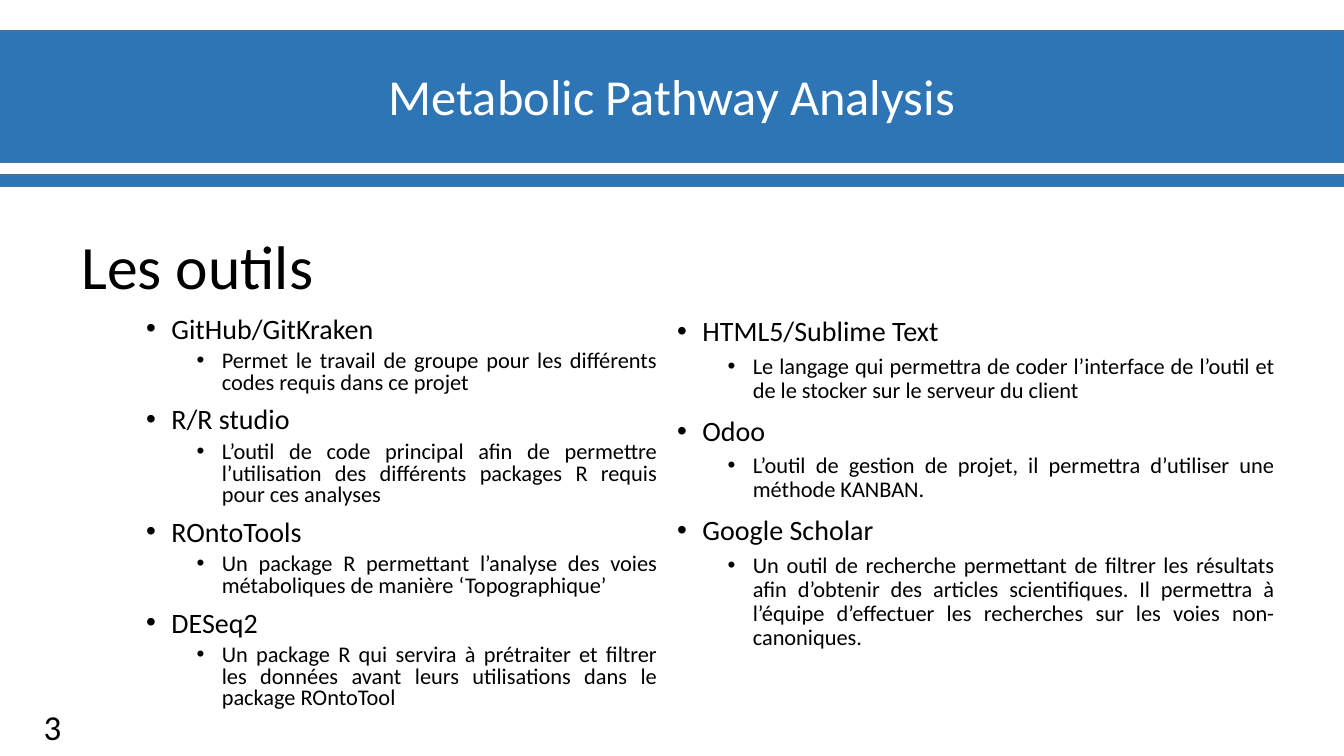
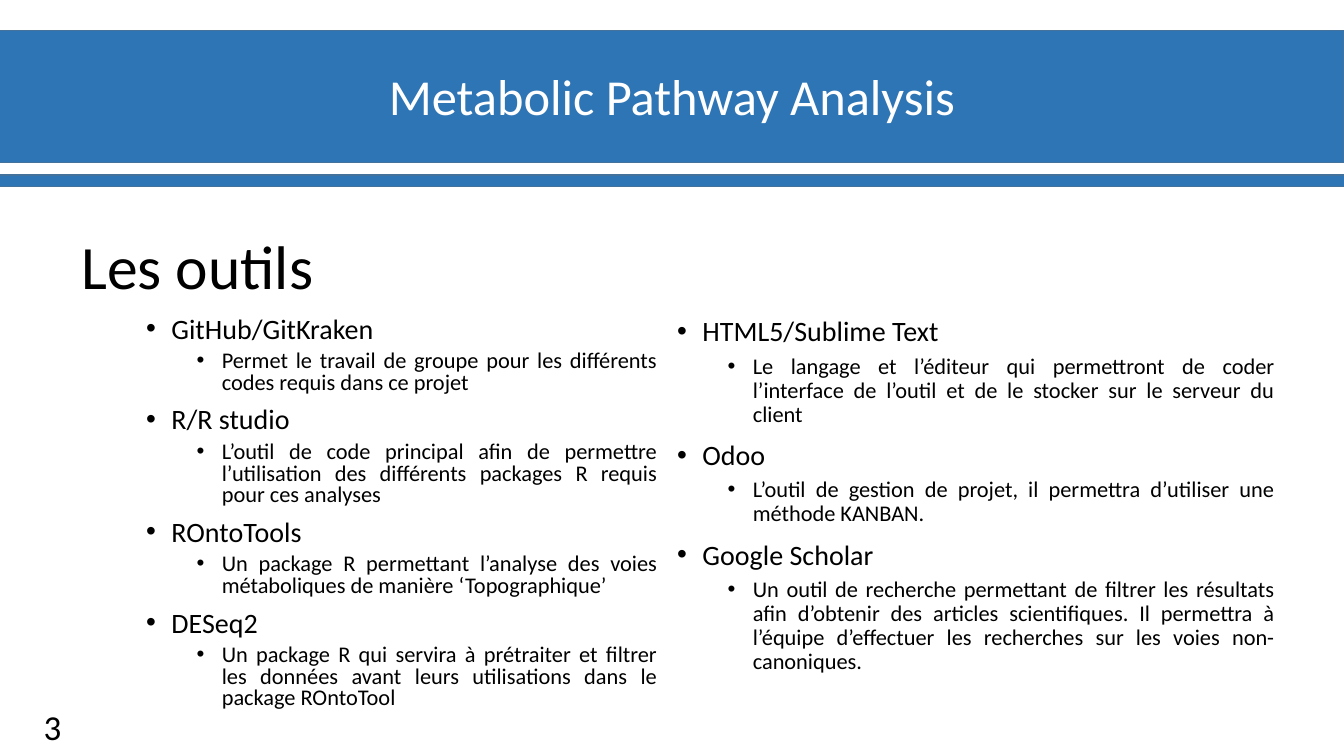
Before and after one commit to materrien/Projet-INSERM, a slide deck: slide 4 of Diapos_Suivit_projet.pptx. Drawn at 1344x756 pixels with LibreOffice and Linux fonts; fonts in the diff are those of the drawing; background and template pictures are left out. Boxes give left, top, right and bottom in pixels: in the first picture for what was removed or moved away, otherwise in the second. Text is boxed around its words. In the diff, an @@ line names an element or a change of style, - is before the commit and + after.

```diff
--- a/Diapos_Suivit_projet.pptx
+++ b/Diapos_Suivit_projet.pptx
@@ text at [753, 358, 1275, 422]: text changed @@
-  • Le langage qui permettra de coder l’interface de l’outil et de le stocker sur le serveur du client
+  • Le langage et l’éditeur qui permettront de coder l’interface de l’outil et de le stocker sur le serveur du client
```
Also in this commit, not shown: 6 other slides changed.
